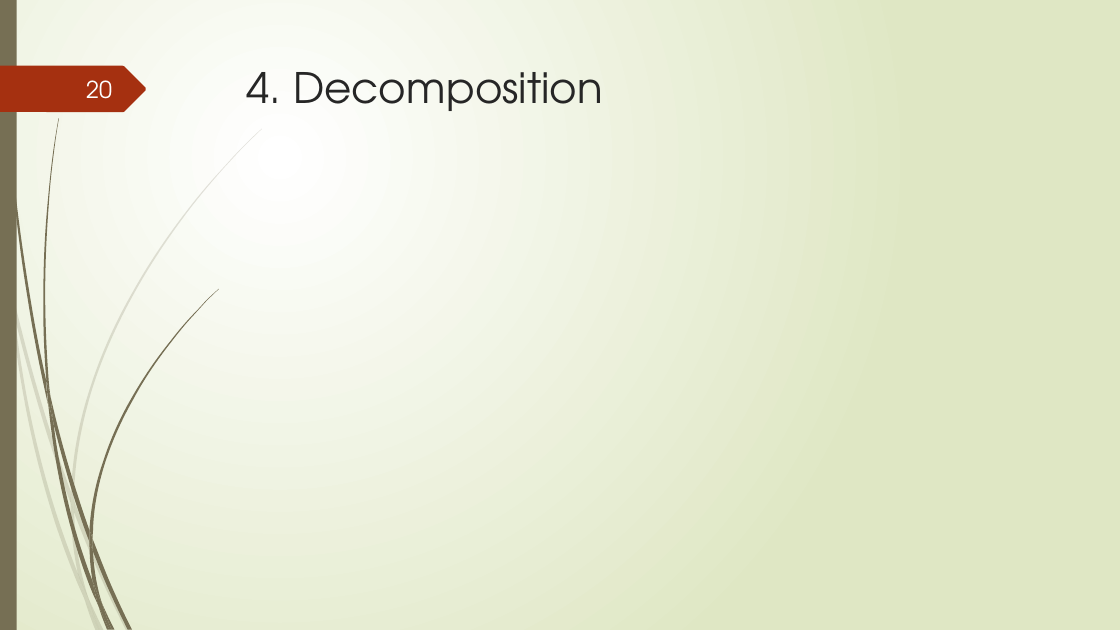
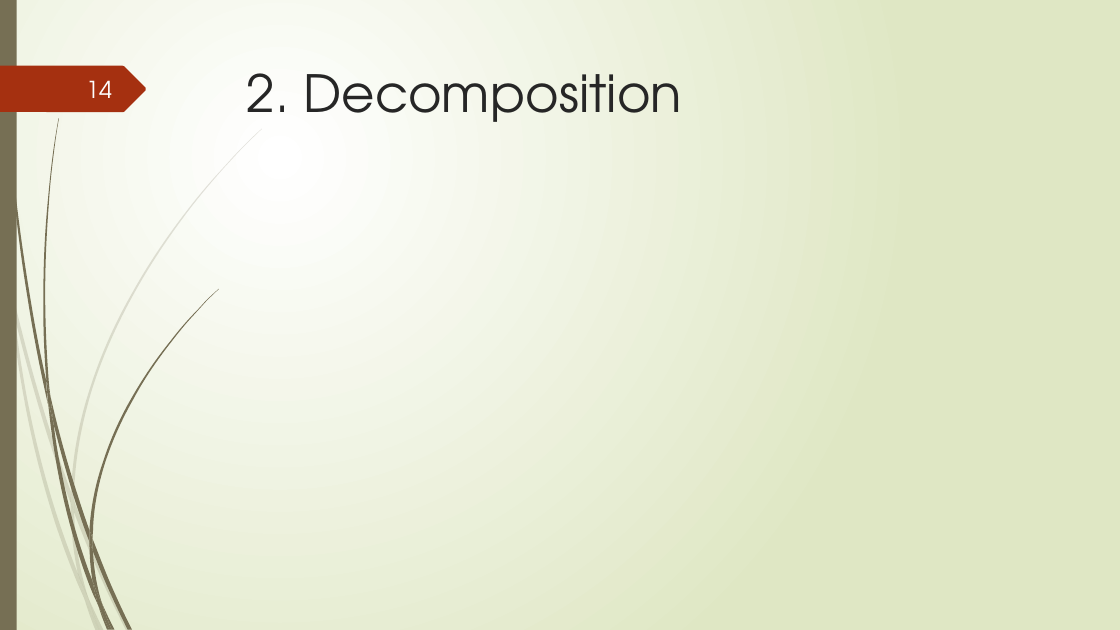
Before and after one commit to tungvx/raSAT, a slide deck: slide 14 of report/midterm.pptx (slide 20 before the commit). Drawn at 1120x630 pixels with LibreOffice and Linux fonts; fonts in the diff are those of the drawing; grey boxes stand for pictures. Boxes give left, top, right and bottom in pixels: in the first picture for what was removed or moved away, otherwise in the second. Text is boxed around its words. In the diff, an @@ line names an element or a change of style, - is before the commit and + after.

```diff
--- a/report/midterm.pptx
+++ b/report/midterm.pptx
@@ page number at box(86, 80, 112, 98): text changed @@
-20
+14
@@ title at box(247, 73, 682, 122): text changed; size 36 to 44 pt @@
-4. Decomposition
+2. Decomposition
```
Also in this commit, not shown: 11 other slides changed, 1 slide added, 5 slides removed.
